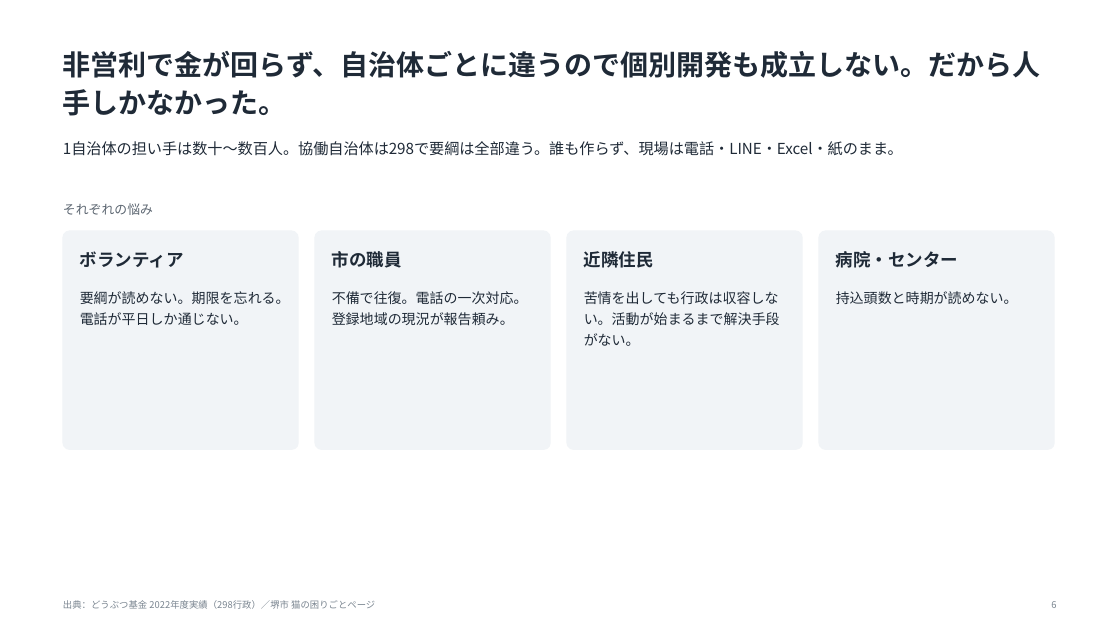
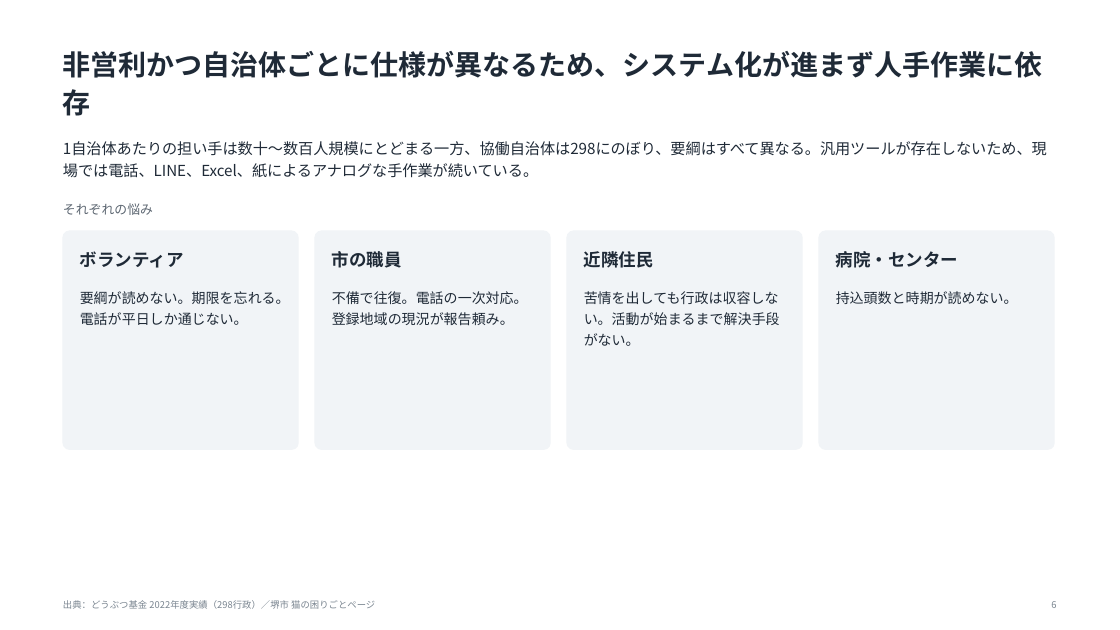
Before and after one commit to tsurutontan634/VORN, a slide deck: slide 6 of docs/deck3/nekonote_VORN2026.pptx. Drawn at 1120x630 pixels with LibreOffice and Linux fonts; fonts in the diff are those of the drawing. Boxes give left, top, right and bottom in pixels: in the first picture for what was removed or moved away, otherwise in the second. Text is boxed around its words. In the diff, an @@ line names an element or a change of style, - is before the commit and + after.

```diff
--- a/docs/deck3/nekonote_VORN2026.pptx
+++ b/docs/deck3/nekonote_VORN2026.pptx
@@ text at [63, 51, 1042, 116]: text changed @@
-非営利で金が回らず、自治体ごとに違うので個別開発も成立しない。だから人手しかなかった。
+非営利かつ自治体ごとに仕様が異なるため、システム化が進まず人手作業に依存
@@ text at [63, 141, 1047, 178]: text changed @@
-1自治体の担い手は数十〜数百人。協働自治体は298で要綱は全部違う。誰も作らず、現場は電話・LINE・Excel・紙のまま。
+1自治体あたりの担い手は数十〜数百人規模にとどまる一方、協働自治体は298にのぼり、要綱はすべて異なる。汎用ツールが存在しないため、現場では電話、LINE、Excel、紙によるアナログな手作業が続いている。
```
Also in this commit, not shown: 17 other slides changed, 5 other files.
